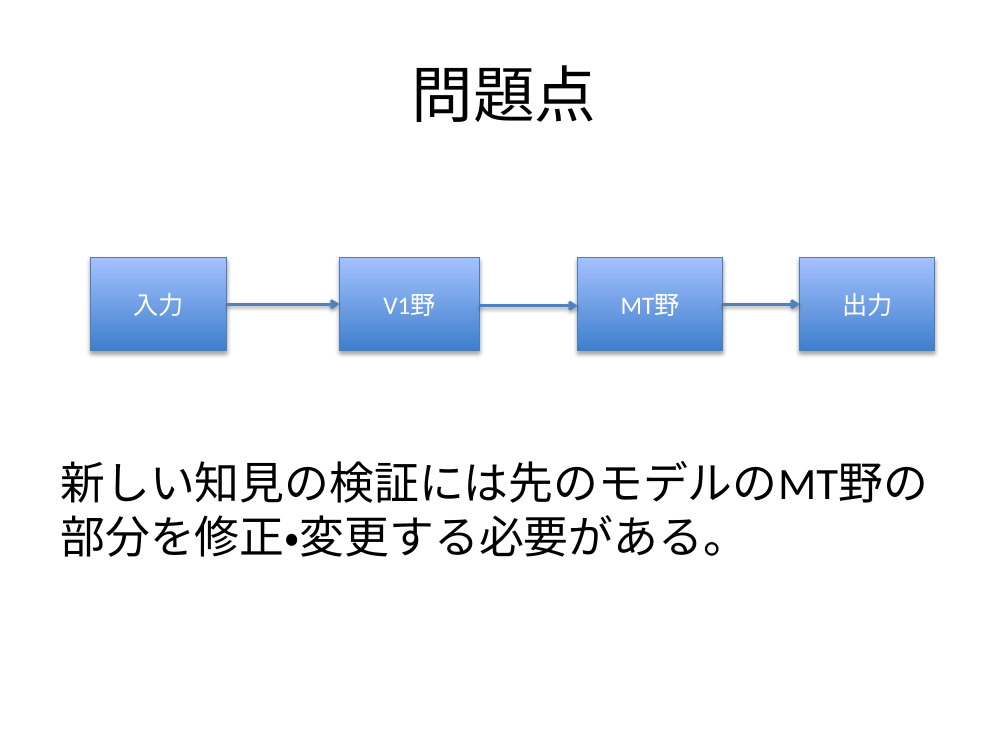
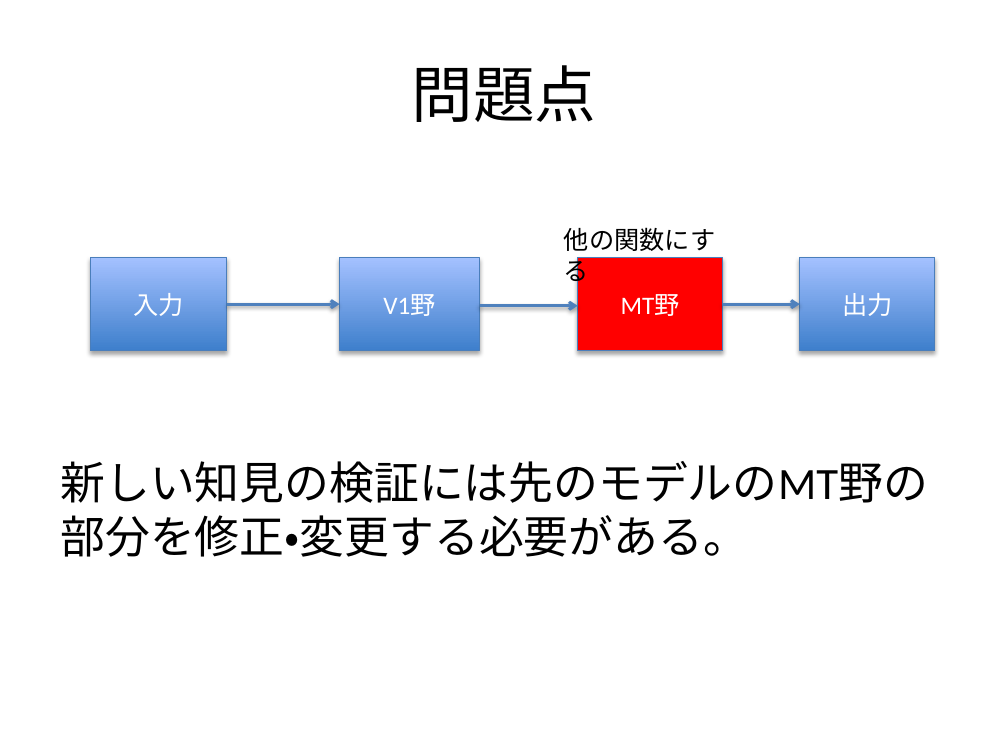
Before and after one commit to f-akazawa/akaz_uecdevelop, a slide deck: slide 5 of doc/中間発表資料.pptx. Drawn at 1008x756 pixels with LibreOffice and Linux fonts; fonts in the diff are those of the drawing. Boxes give left, top, right and bottom in pixels: in the first picture for what was removed or moved away, otherwise in the second. Text is boxed around its words. In the diff, an @@ line names an element or a change of style, - is before the commit and + after.

```diff
--- a/doc/中間発表資料.pptx
+++ b/doc/中間発表資料.pptx
@@ text added at <box>564,227,715,286</box>, 18 pt, text #000000 @@
+他の関数にする
@@ rectangle "MT野" at <box>578,257,723,351</box>: fill gradient #3F80CE to #A4C4FF to #FF0000 @@
```
Also in this commit, not shown: 5 other slides changed, 2 slides added.
